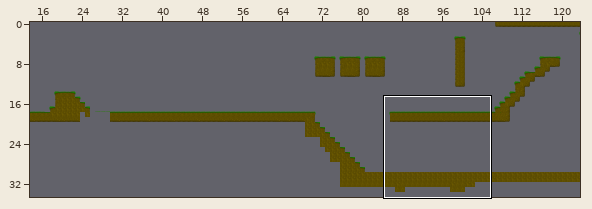
Tiled map (JSON): src/map/mapTestOne.json. The first picture is a wide view before the edit; the outline marks the close-up.
Close-up. The starting point:
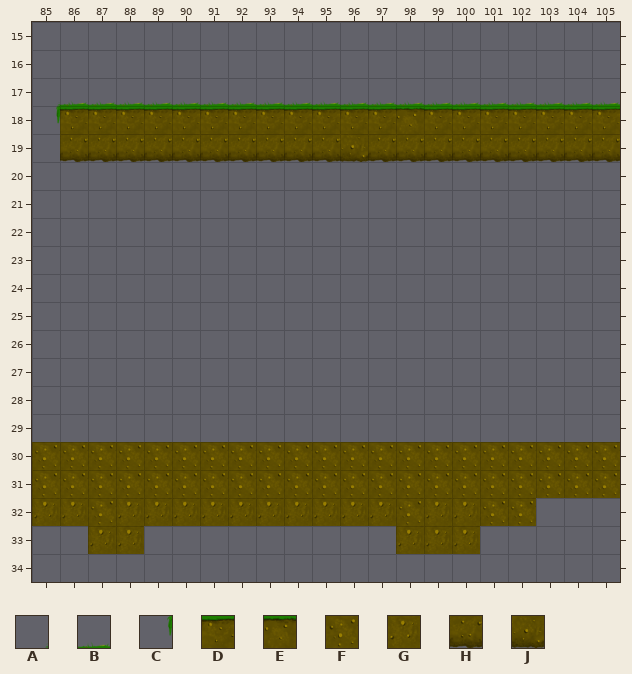
Cells are 32x32 px. Shown: x 85..105, y 15..34. The commit also changed other parts of the map, which this record leaves out.
Key: from "all_small": A 0, B 2, C 6, D 8, E 9, F 12, G 18, H 26, J 27.
_ is an empty cell.
Layer "Grass On Top" before, first column x 85:
15 _____________________
16 _____________________
17 ABBBBBBBBBBBBBBBBBBBB
18 C____________________
19 _____________________
20 _____________________
21 _____________________
22 _____________________
23 _____________________
24 _____________________
25 _____________________
26 _____________________
27 _____________________
28 _____________________
29 _____________________
30 _____________________
31 _____________________
32 _____________________
33 _____________________
34 _____________________
Layer "Tile Layer 1" before, first column x 85:
15 _____________________
16 _____________________
17 _____________________
18 _DDDDDDDDDDDDEDDDDDDD
19 _HHHHHHHHHHJHHHHHHHHH
20 _____________________
21 _____________________
22 _____________________
23 _____________________
24 _____________________
25 _____________________
26 _____________________
27 _____________________
28 _____________________
29 _____________________
30 FFFFFFFFFFFFFFFFFFFFF
31 FFFFFFFFFFFFFFFFFFFFF
32 GGFGGGGGGGGGGFGGFF___
33 __GG_________GGG_____
34 _____________________
Now the later version:
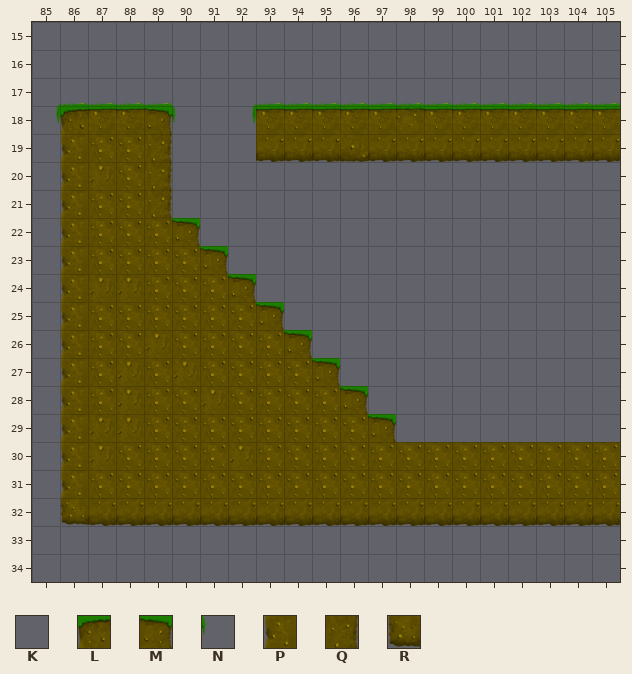
Further tiles: from "all_small": K 5, L 7, M 10, N 11, P 13, Q 16, R 25.
Change:
Layer "Grass On Top":
The author changed tile B to tile A in row 17 at x 92.
Tile C now appears in row 18 at x 92.
The author changed tile B to tile K in row 17 at x 90.
Tile N now appears in row 18 at x 90.
Tile B is removed in row 17 at x 91.
Layer "Tile Layer 1":
The author changed tile H to tile F in row 19 at x 87 to 88.
Tile F now appears in row 20 at x 88; in row 21 at x 87 to 88; in row 22 at x 87 to 89; in row 23 at x 87 to 90; in row 24 at x 89 to 91; in row 25 at x 87 to 92.
Tile F now appears in row 26 at x 87 to 88 and 90 to 93; in row 27 at x 87, 89 and 91 to 94; in row 28 at x 87, 89 to 90 and 92 to 95; in row 29 at x 89 to 96.
The author changed tile F to tile G in row 30 at x 87 and 92.
Tile G now appears in row 20 at x 87; in row 24 at x 87 to 88; in row 26 at x 89; in row 27 at x 88 and 90; in row 28 at x 88 and 91; in row 29 at x 87 to 88.
The author changed tile F to tile H in row 32 at x 87, 98 and 101 to 102.
The author changed tile G to tile H in row 32 at x 88 to 97 and 99 to 100.
Tile H now appears in row 32 at x 103 to 105.
The author changed tile D to tile L in row 18 at x 86.
The author changed tile D to tile M in row 18 at x 89.
Tile M now appears in row 22 at x 90; in row 23 at x 91; in row 24 at x 92; in row 25 at x 93; in row 26 at x 94; in row 27 at x 95.
Tile M now appears in row 28 at x 96; in row 29 at x 97.
The author changed tile F to tile P in rows 30 to 31 at x 86.
The author changed tile H to tile P in row 19 at x 86.
Tile P now appears in rows 20 to 29 at x 86.
The author changed tile H to tile Q in row 19 at x 89.
Tile Q now appears in rows 20 to 21 at x 89.
The author changed tile G to tile R in row 32 at x 86.
Tile D is removed in row 18 at x 90 to 92.
Tile F is removed in rows 30 to 31 at x 85.
Tile G is removed in row 32 at x 85; in row 33 at x 87 to 88 and 98 to 100.
Tile H is removed in row 19 at x 90 to 92.
Changed places in both close-ups, as pixel boxes (x1, y1, x2, y2):
changed: (32, 101, 620, 554)
